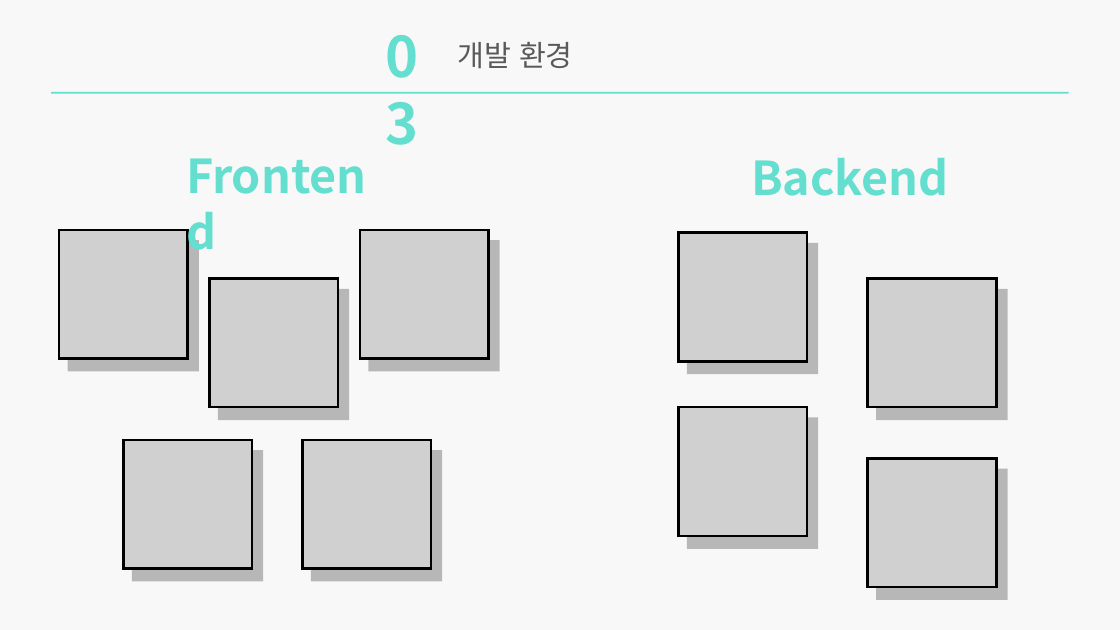
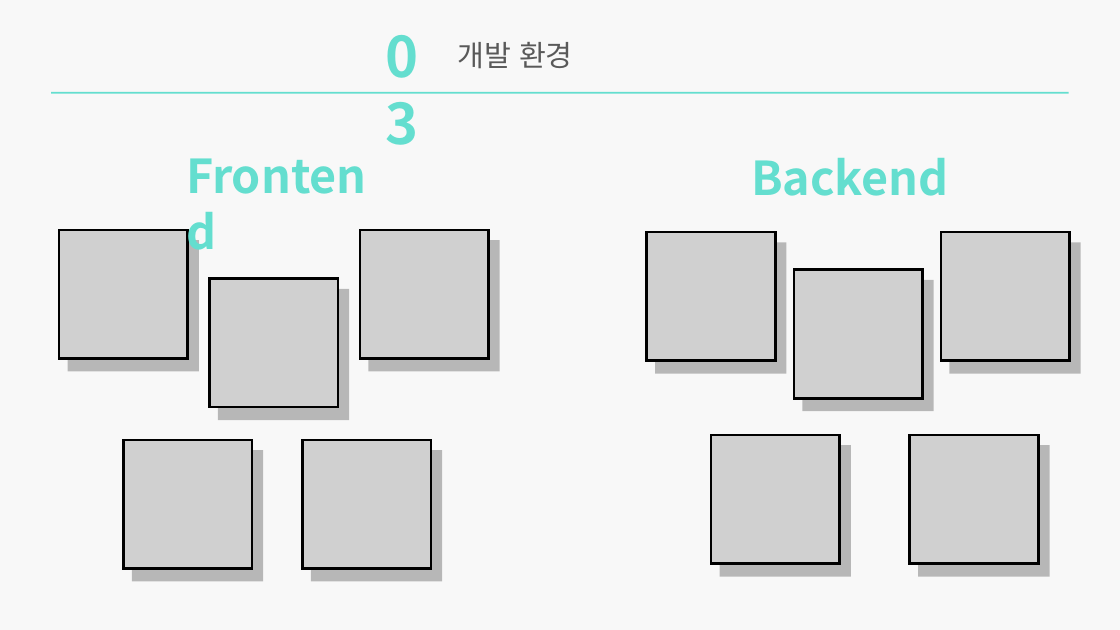
Before and after one commit to ProjectKM1/JavaProject, a slide deck: slide 7 of 발표자료/발표자료.pptx. Drawn at 1120x630 pixels with LibreOffice and Linux fonts; fonts in the diff are those of the drawing; grey boxes stand for pictures. Boxes give left, top, right and bottom in pixels: in the first picture for what was removed or moved away, otherwise in the second. Text is boxed around its words. In the diff, an @@ line names an element or a change of style, - is before the commit and + after.

```diff
--- a/발표자료/발표자료.pptx
+++ b/발표자료/발표자료.pptx
@@ picture: place and size @@
-picture at (679, 233, 807, 361)
+picture at (647, 232, 776, 360)
@@ picture: place and size @@
-picture at (679, 408, 807, 536)
+picture at (941, 232, 1070, 360)
@@ picture: place and size @@
-picture at (868, 279, 996, 408)
+picture at (794, 270, 923, 398)
@@ picture added at (712, 435, 840, 564) @@
@@ picture: place and size @@
-picture at (868, 459, 996, 587)
+picture at (910, 435, 1038, 564)
```
Also in this commit, not shown: 5 other slides changed.
